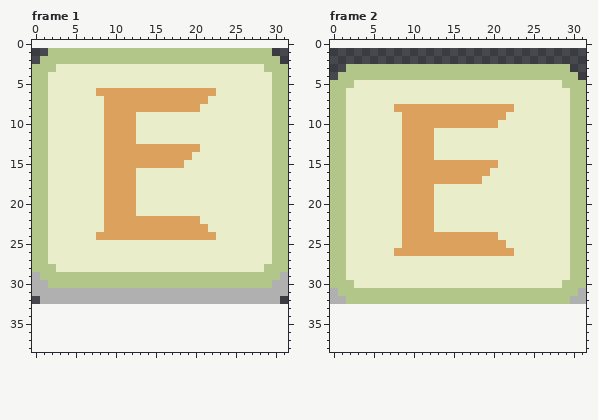
Two states of a pixel-art file, aseprite-fresh-eggs/recipe_cooking/smash_button_icon.aseprite. That is the earlier state.
32x32 pixels, 2 frames. Shown: frame 1, frame 2. The old version is drawn lined up with the new one, on the new canvas.
After the commit:
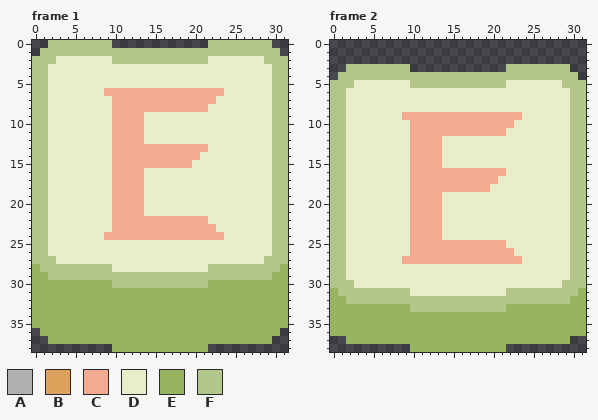
Palette (. is transparent): A #b0b0b0  B #dda15e  C #f2ab90  D #e9edc9  E #97b45f  F #b1c688
Difference:
canvas 32x32 -> 32x39, the old top-left corner now at 0,1
Frame 1:
y 0: x 2..9 ........ -> FFFFFFFF; x 22..29 ........ -> FFFFFFFF
y 1: x 1 . -> F; x 30 . -> F
y 2: x 0 . -> F; x 3..9 FFFFFFF -> DDDDDDD; x 22..28 FFFFFFF -> DDDDDDD; x 31 . -> F
y 3: x 2 F -> D; x 29 F -> D
y 6: x 8..23 BBBBBBBBBBBBBBBD -> DCCCCCCCCCCCCCCC
y 7: x 9..22 BBBBBBBBBBBBBD -> DCCCCCCCCCCCCC
y 8: x 9..21 BBBBBBBBBBBBD -> DCCCCCCCCCCCC
y 9..12: x 9..13 BBBBD -> DCCCC
y 13: x 9..21 BBBBBBBBBBBBD -> DCCCCCCCCCCCC
y 14: x 9..20 BBBBBBBBBBBD -> DCCCCCCCCCCC
y 15: x 9..19 BBBBBBBBBBD -> DCCCCCCCCCC
y 16..21: x 9..13 BBBBD -> DCCCC
y 22: x 9..21 BBBBBBBBBBBBD -> DCCCCCCCCCCCC
y 23: x 9..22 BBBBBBBBBBBBBD -> DCCCCCCCCCCCCC
y 24: x 8..23 BBBBBBBBBBBBBBBD -> DCCCCCCCCCCCCCCC
y 27: x 2 D -> F; x 29 D -> F
y 28: x 0 F -> E; x 3..9 DDDDDDD -> FFFFFFF; x 22..28 DDDDDDD -> FFFFFFF; x 31 F -> E
y 29: x 0..1 AF -> EE; x 30..31 FA -> EE
y 30: x 0..9 AAFFFFFFFF -> EEEEEEEEEE; x 22..31 FFFFFFFFAA -> EEEEEEEEEE
y 31: x 0..31 AAAAAAAAAAAAAAAAAAAAAAAAAAAAAAAA -> EEEEEEEEEEEEEEEEEEEEEEEEEEEEEEEE
y 32: x 0..31 .AAAAAAAAAAAAAAAAAAAAAAAAAAAAAA. -> EEEEEEEEEEEEEEEEEEEEEEEEEEEEEEEE
y 33..35: x 0..31 ................................ -> EEEEEEEEEEEEEEEEEEEEEEEEEEEEEEEE
y 36: x 1..30 .............................. -> EEEEEEEEEEEEEEEEEEEEEEEEEEEEEE
y 37: x 2..29 ............................ -> EEEEEEEEEEEEEEEEEEEEEEEEEEEE
y 38: x 10..21 ............ -> EEEEEEEEEEEE
Frame 2:
y 3: x 10..21 FFFFFFFFFFFF -> ............
y 5: x 10..21 DDDDDDDDDDDD -> FFFFFFFFFFFF
y 8: x 8..22 BBBBBBBBBBBBBBB -> DDDDDDDDDDDDDDD
y 9: x 9..23 BBBBBBBBBBBBBDD -> CCCCCCCCCCCCCCC
y 10: x 9..22 BBBBBBBBBBBBDD -> DCCCCCCCCCCCCC
y 11: x 9..21 BBBBDDDDDDDDD -> DCCCCCCCCCCCC
y 12..14: x 9..13 BBBBD -> DCCCC
y 15: x 9..20 BBBBBBBBBBBB -> DCCCCDDDDDDD
y 16: x 9..21 BBBBBBBBBBBDD -> DCCCCCCCCCCCC
y 17: x 9..20 BBBBBBBBBBDD -> DCCCCCCCCCCC
y 18: x 9..19 BBBBDDDDDDD -> DCCCCCCCCCC
y 19..23: x 9..13 BBBBD -> DCCCC
y 24: x 9..20 BBBBBBBBBBBB -> DCCCCDDDDDDD
y 25: x 9..21 BBBBBBBBBBBBB -> DCCCCCCCCCCCC
y 26: x 8..22 BBBBBBBBBBBBBBB -> DDCCCCCCCCCCCCC
y 27: x 9..23 DDDDDDDDDDDDDDD -> CCCCCCCCCCCCCCC
y 31: x 0 A -> E; x 10..21 FFFFFFFFFFFF -> DDDDDDDDDDDD; x 31 A -> E
y 32: x 0..1 AA -> EE; x 30..31 AA -> EE
y 33: x 0..31 ................................ -> EEEEEEEEEEFFFFFFFFFFFFEEEEEEEEEE
y 34..36: x 0..31 ................................ -> EEEEEEEEEEEEEEEEEEEEEEEEEEEEEEEE
y 37: x 2..29 ............................ -> EEEEEEEEEEEEEEEEEEEEEEEEEEEE
y 38: x 10..21 ............ -> EEEEEEEEEEEE
